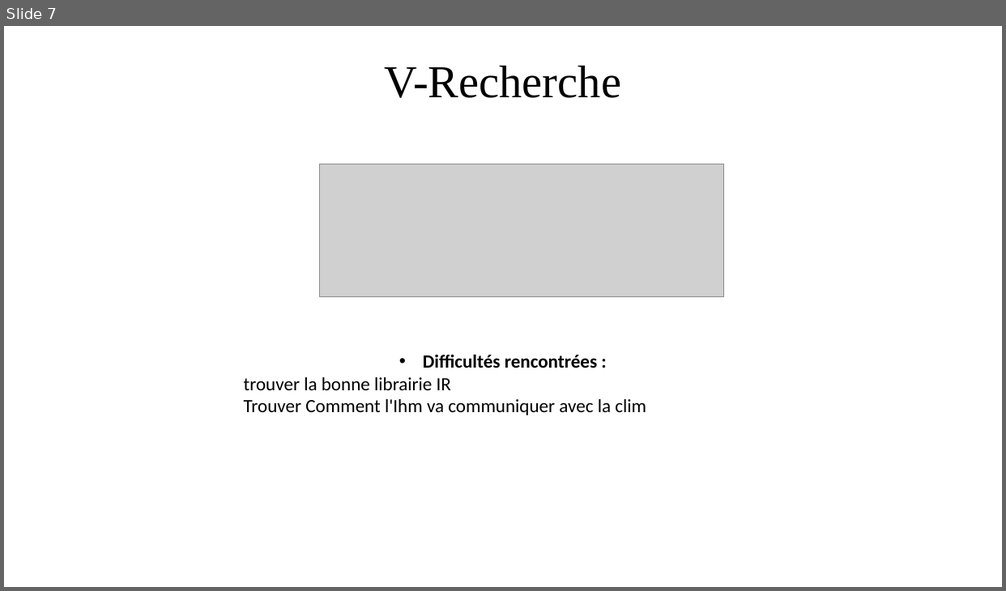
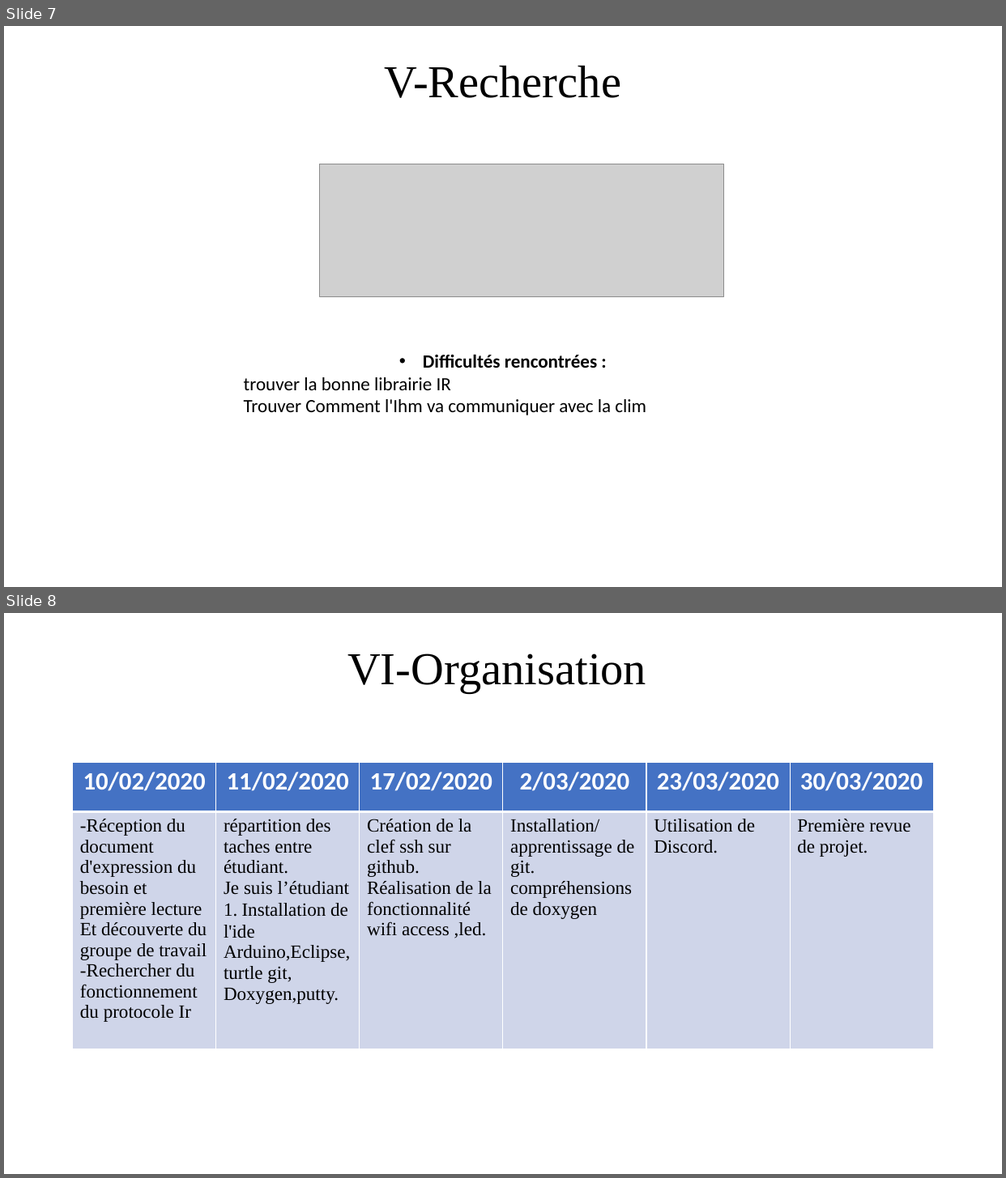
Before and after one commit to BtsSnirGpe/2020csg1, a slide deck: e1/doc/2020_csg1-cdc-E1-rev-1.pptx. Shown one above the other, each under a label of ours: slide 7 before the commit, slides 7 and 8 after it. The pictures are 1006x591 and 1006x1178 pixels, drawn with LibreOffice and Linux fonts; fonts in the diff are those of the drawing; grey boxes stand for pictures. Boxes give left, top, right and bottom in pixels: in the first picture for what was removed or moved away, otherwise in the second. Text is boxed around its words. In the diff, an @@ line names an element or a change of style, - is before the commit and + after.

Commit message:
projet

```diff
--- a/e1/doc/2020_csg1-cdc-E1-rev-1.pptx
+++ b/e1/doc/2020_csg1-cdc-E1-rev-1.pptx
@@ slide 8 added at (4, 613, 1002, 1174), background #FFFFFF @@
@@ title added at (347, 653, 646, 693), 44 pt, text #000000 @@
+VI-Organisation
@@ table added at (73, 763, 936, 1067), 2 rows, 6 columns @@
+10/02/2020 | 11/02/2020 | 17/02/2020 | 2/03/2020 | 23/03/2020 | 30/03/2020
+-Réception du document d'expression du besoin et première lecture / Et découverte du groupe de travail / -Rechercher du fonctionnement du protocole Ir | répartition des taches entre étudiant. / Je suis l’étudiant 1. Installation de l'ide Arduino,Eclipse,turtle git, Doxygen,putty. | Création de la clef ssh sur github. / Réalisation de la fonctionnalité wifi access ,led. | Installation/apprentissage de git. / compréhensions de doxygen | Utilisation de Discord. | Première revue de projet.
```
Also in this commit, not shown: 3 slides changed, 1 other file.
